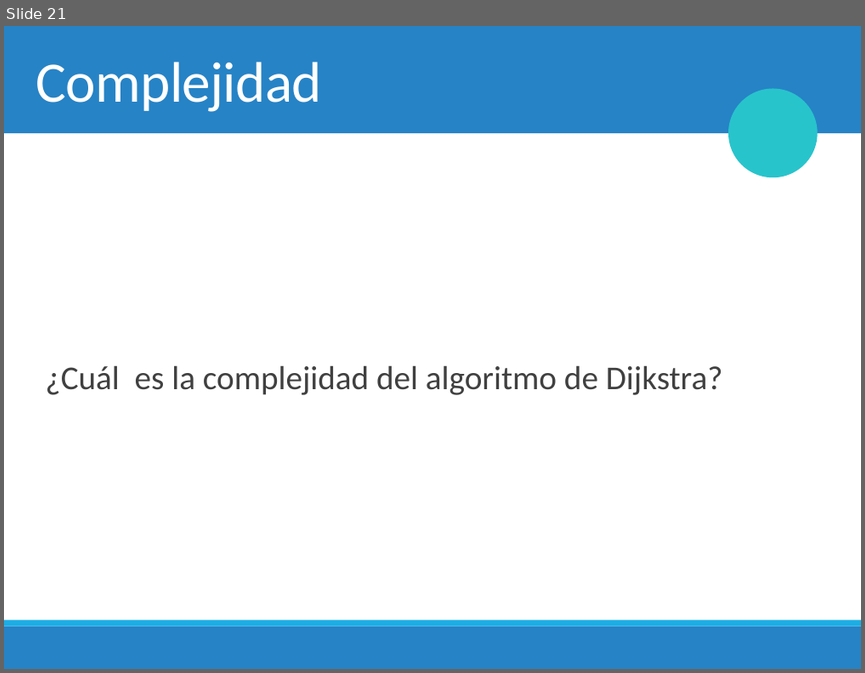
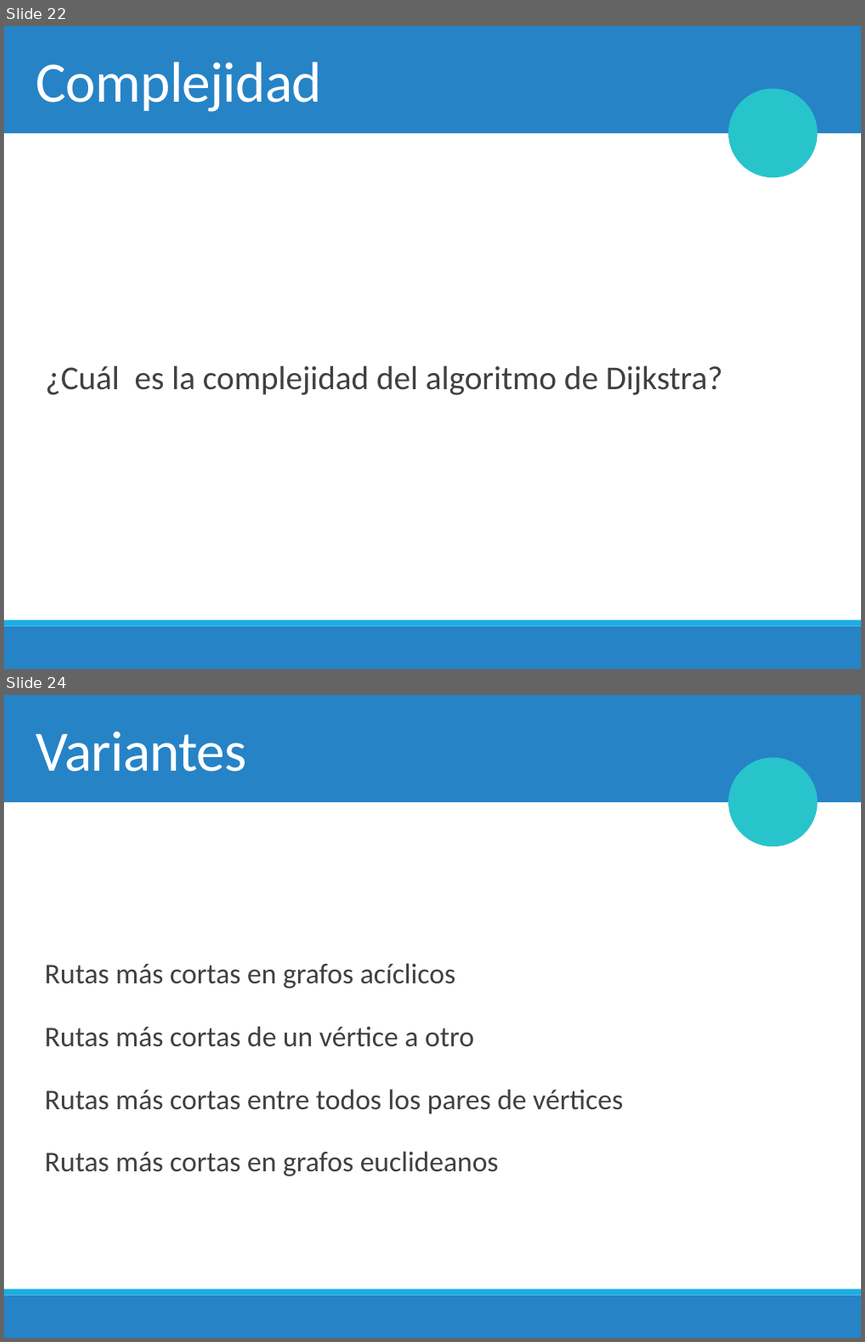
Before and after one commit to fvandeputte/2018-1, a slide deck: Clases/5. Algoritmos de Grafos/6. Dijkstra.pptx. Shown one above the other, each under a label of ours: slide 21 before the commit, slides 22 and 24 after it; the slides between them are not shown. The pictures are 865x673 and 865x1342 pixels, drawn with LibreOffice and Linux fonts; fonts in the diff are those of the drawing; background and template pictures are left out. Boxes give left, top, right and bottom in pixels: in the first picture for what was removed or moved away, otherwise in the second. Text is boxed around its words. In the diff, an @@ line names an element or a change of style, - is before the commit and + after.

```diff
--- a/Clases/5. Algoritmos de Grafos/6. Dijkstra.pptx
+++ b/Clases/5. Algoritmos de Grafos/6. Dijkstra.pptx
@@ slide 24 added at bbox=[4, 695, 861, 1338], background #FFFFFF; not listed: 4 template elements that a slide beside it also shows @@
@@ title added at bbox=[36, 732, 247, 771], 48 pt, text #FFFFFF @@
+Variantes
@@ text added at bbox=[45, 963, 623, 1176], 24 pt, text #404040 @@
+  Rutas más cortas en grafos acíclicos
+  Rutas más cortas de un vértice a otro
+  Rutas más cortas entre todos los pares de vértices
+  Rutas más cortas en grafos euclideanos
@@ what was slide 21 is now slide 22 @@
```
Also in this commit, not shown: 7 slides changed, 1 other slide added, 3 other files.
